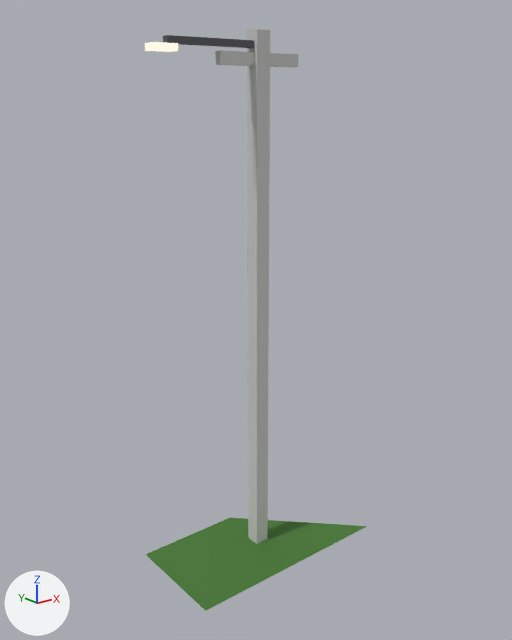
Renders of the glTF model galeria/modelos/poste_luz.glb from each side of a commit.
Before and after are seen from a 50 mm lens placed at (-5.71, -7.04, 6.23), pointed at (-0.06, 0.02, 3.41). The lights are fixed; the arrows at lower left show +X, +Y and +Z. The first picture is the older version. Where no turn or scale is listed for an object, it has been applied to the vertices. Vertices at exactly the same position are counted once.

Objects in the first picture: 'Malha_0'.
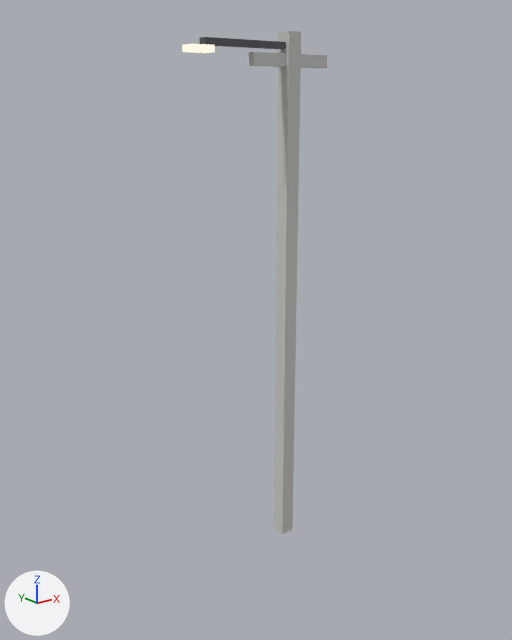
Pixel boxes [x1, y1, x2, y2] of what changed, in the pictures (512 x 640 px):
'Malha_0', reshaped, moved (35% narrower, 14% shorter)
    before: [145, 29, 367, 611]
    after: [182, 31, 327, 534]
part 1 of me_mesh_0, deleted (green)
    before: [146, 518, 367, 611]
part 2 of me_mesh_0, recoloured
    before: [163, 29, 298, 544]
    after: [199, 31, 327, 534]
part 3 of me_mesh_0, recoloured
    before: [145, 42, 178, 52]
    after: [182, 44, 215, 53]

Diff of the bpy script that builds the scene:
```diff
--- a/galeria/modelos/poste_luz.glb.py
+++ b/galeria/modelos/poste_luz.glb.py
@@ mat_material_0 @@
 n0 = _N.new('ShaderNodeBsdfPrincipled'); n0.name = 'Principled BSDF'
-n0.inputs[2].default_value = 0.95  # 'Roughness'
 n1 = _N.new('ShaderNodeOutputMaterial'); n1.name = 'Material Output'
-n2 = _N.new('ShaderNodeMix'); n2.name = 'Mix'
-n2.data_type = 'RGBA'
-n2.blend_type = 'MULTIPLY'
-n2.inputs[0].default_value = 1.0  # 'Factor'
-n2.inputs[7].default_value = (0.0802, 0.22, 0.0437, 1.0)  # 'B', green #50813b
 n3 = _N.new('ShaderNodeVertexColor'); n3.name = 'Color Attribute'
 _L.new(n0.outputs[0], n1.inputs[0])  # 'BSDF' to 'Surface'
-_L.new(n2.outputs[2], n0.inputs[0])  # 'Result' to 'Base Color'
-_L.new(n3.outputs[0], n2.inputs[6])  # 'Color' to 'A'
+_L.new(n3.outputs[0], n0.inputs[0])  # 'Color' to 'Base Color'
@@ mat_material_1 @@
 _N = mat_material_1.node_tree.nodes; _L = mat_material_1.node_tree.links
-n0 = _N.new('ShaderNodeBsdfPrincipled'); n0.name = 'Principled BSDF'
+n3 = _N.new('ShaderNodeEmission'); n3.name = 'Emission'
+n4 = _N.new('ShaderNodeLightPath'); n4.name = 'Light Path'
+n5 = _N.new('ShaderNodeBsdfTransparent'); n5.name = 'Transparent BSDF'
+n6 = _N.new('ShaderNodeMixShader'); n6.name = 'Mix Shader'
 n1 = _N.new('ShaderNodeOutputMaterial'); n1.name = 'Material Output'
 n2 = _N.new('ShaderNodeVertexColor'); n2.name = 'Color Attribute'
-_L.new(n0.outputs[0], n1.inputs[0])  # 'BSDF' to 'Surface'
-_L.new(n2.outputs[0], n0.inputs[0])  # 'Color' to 'Base Color'
+_L.new(n4.outputs[0], n6.inputs[0])  # 'Is Camera Ray' to 'Factor'
+_L.new(n5.outputs[0], n6.inputs[1])  # 'BSDF' to 'Shader'
+_L.new(n3.outputs[0], n6.inputs[2])  # 'Emission' to 'Shader'
+_L.new(n6.outputs[0], n1.inputs[0])  # 'Shader' to 'Surface'
+_L.new(n2.outputs[0], n3.inputs[0])  # 'Color' to 'Color'
@@ me_mesh_0 @@
 # used by ob_malha_0; location = (3.0, 2.25, 0.0)
-me_mesh_0.from_pydata(...)  # 37 vertices, 49 faces; spans x -4.5..-1.5, y -3.0..-1.5, z 0.0..7.0
+me_mesh_0.from_pydata(...)  # 32 vertices, 46 faces; spans x -4.5..-2.4, y -2.3..-2.1, z 0.0..7.0
+# me_mesh_0 part 1: the loose piece of 5 vertices spanning x -4.5..-1.5, y -3.0..-1.5, z 0.0 is deleted
+# me_mesh_0 part 2: 34 faces spanning x -4.3..-2.4, y -2.3..-2.1, z 0.0..7.0 switch from mat_material_1 to mat_material_0
+# me_mesh_0 part 3: 12 faces spanning x -4.5..-4.2, y -2.3..-2.1, z 6.72..6.8 switch from mat_material_2 to mat_material_1
@@ ob_malha_0 @@
 ob_malha_0 = bpy.data.objects.new('Malha_0', me_mesh_0)
-ob_malha_0.location = (3.0, 2.25, 0.0)
+ob_malha_0.location = (3.45, 2.2, 0.0)
```
